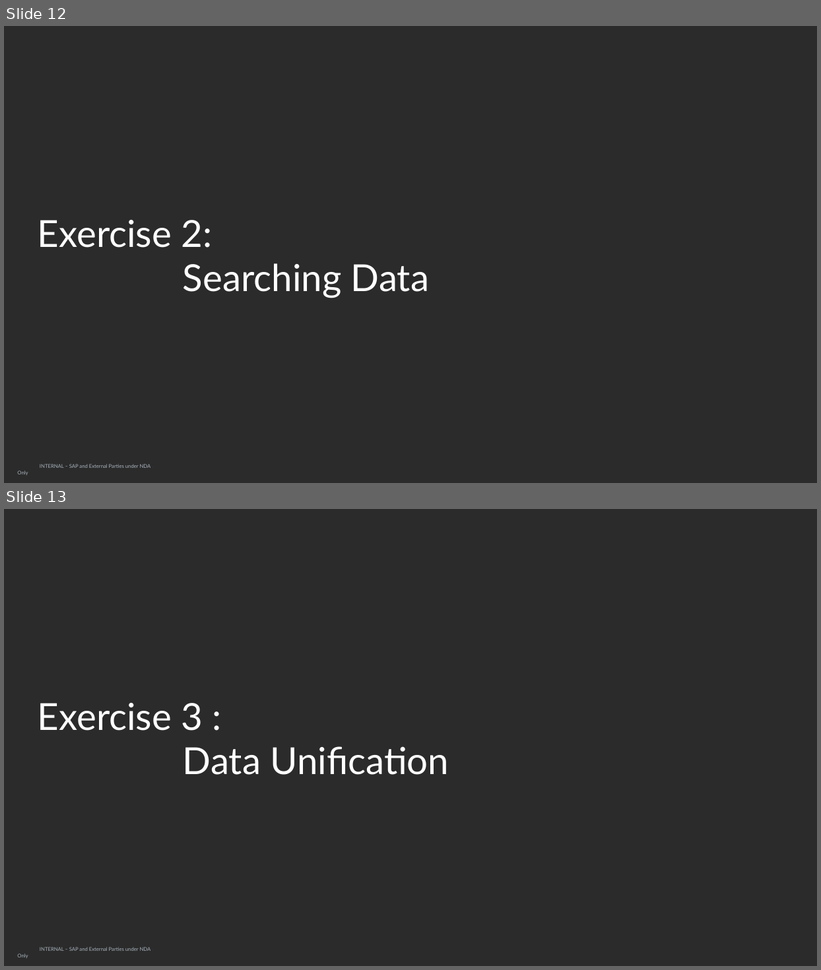
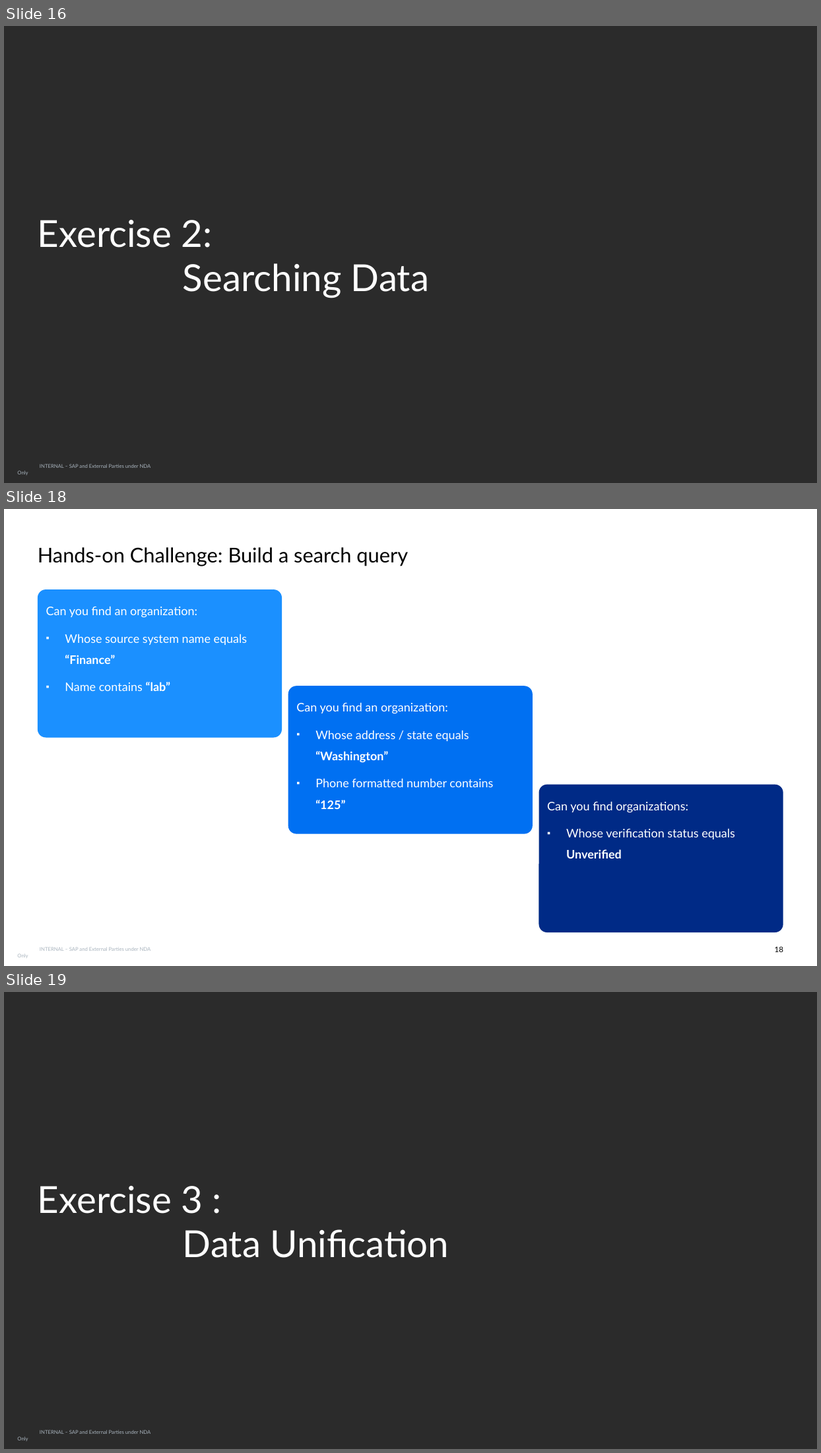
Before and after one commit to SAP-samples/teched2026-DA160, a slide deck: DA160 - Build Real-Time, Unified Data Products for Agentic AI with SAP Reltio.pptx. Shown one above the other, each under a label of ours: slides 12 and 13 before the commit, slides 16, 18 and 19 after it; the slides between them are not shown. The pictures are 821x970 and 821x1453 pixels, drawn with LibreOffice and Linux fonts; fonts in the diff are those of the drawing; background and template pictures are left out; a plain dark background stands for a picture behind light text. Boxes give left, top, right and bottom in pixels: in the first picture for what was removed or moved away, otherwise in the second. Text is boxed around its words. In the diff, an @@ line names an element or a change of style, - is before the commit and + after.

```diff
--- a/DA160 - Build Real-Time, Unified Data Products for Agentic AI with SAP Reltio.pptx
+++ b/DA160 - Build Real-Time, Unified Data Products for Agentic AI with SAP Reltio.pptx
@@ slide 18 added at <box>4,509,817,966</box>, background #FFFFFF; not listed: 1 template element that a slide beside it also shows @@
@@ title added at <box>38,547,408,566</box>, 24 pt, text #000000 @@
+Hands-on Challenge: Build a search query
@@ rounded rectangle added at <box>38,590,282,737</box>, fill #1B90FF, 14 pt, text #FFFFFF @@
+Can you find an organization:
+▪ Whose source system name equals “Finance”
+▪ Name contains “lab”
@@ rounded rectangle added at <box>288,686,533,834</box>, fill #0070F2, 14 pt, text #FFFFFF @@
+Can you find an organization:
+▪ Whose address / state equals “Washington”
+▪ Phone formatted number contains “125”
@@ rounded rectangle added at <box>539,784,783,933</box>, fill #002A86, 14 pt, text #FFFFFF @@
+Can you find organizations:
+▪ Whose verification status equals Unverified
@@ page number added at <box>775,947,783,953</box>, 9 pt, text #000000 @@
+18
@@ what was slide 12 is now slide 16 @@
@@ what was slide 13 is now slide 19 @@
```
Also in this commit, not shown: 2 slides changed, 8 other slides added, 2 other files.
